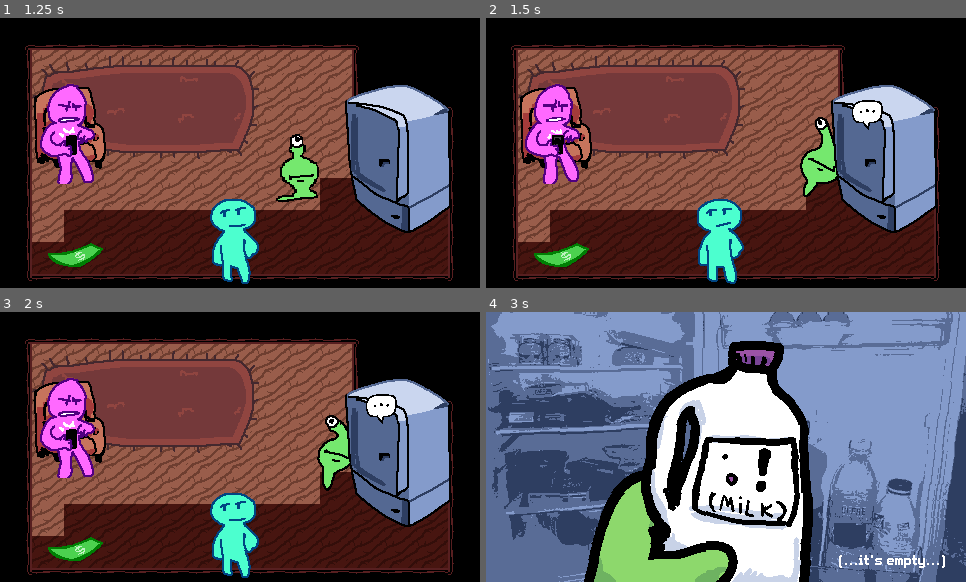
Above: before the commit, frames 1-4 (two rows, left to right).
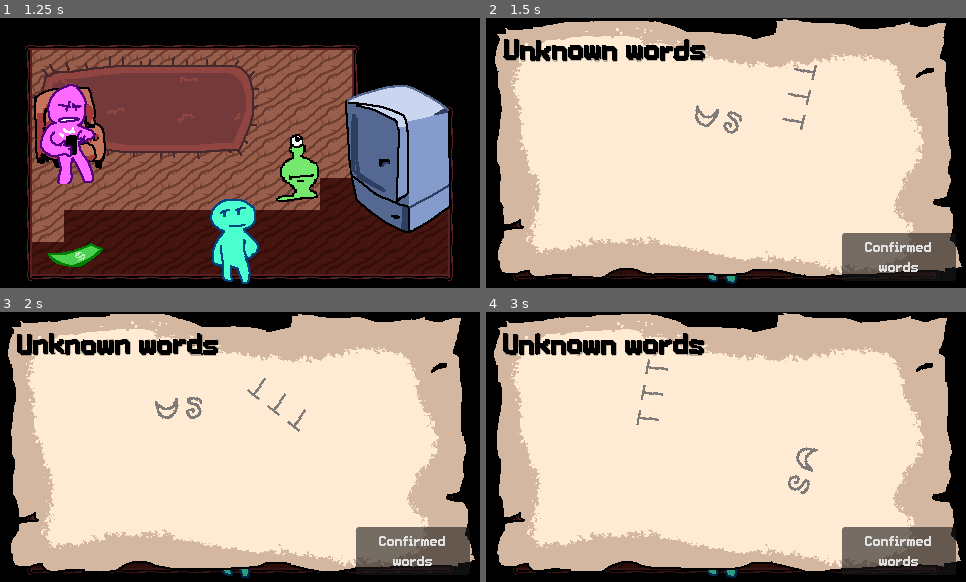
Above: after the commit, the same moments.

Repository: hryspider/GGJ-Committee-Team26
Game: Godot game, scene res://rooms/title_screen.tscn
Two runs of this game, one before a commit and one after it. Both use one fixed random seed, a clock stepped at 60 frames per second and the inputs below.
Inputs (mouse positions are in pixels of both pictures, inside the frame that each line leads up to):
- Up to frame 1 (1.25 s): click "Proceed" at 0.5 s
- Up to frame 2 (1.5 s): tap Enter at 1.25 s; move the mouse to (831, 139) at 1.27 s; hold D (right) from 1.28 s (still down); tap Q (dictionary) at 1.35 s
- Up to frame 3 (2 s): keep holding D (right)
- Up to frame 4 (3 s): move the mouse to (630, 460) at 2.02 s; release D (right) at 2.03 s; hold S (down) 2.03-2.78 s; click (630, 460) at 2.1 s; tap Q (dictionary) at 2.3, 2.85 s; move the mouse to (774, 387) at 2.77 s; hold D (right) from 2.78 s (still down)

Frame 1 is identical in both runs. In frame 2, 86% of the frame differs, in the area x 1-100%, y 0-99%; in frame 3, 86%; in frame 4, 100%, in the area x 0-100%, y 0-100%.

Commit message:
oh boy dictionary dont work

Diff:
--- a/rooms/office_entrance.tscn
+++ b/rooms/office_entrance.tscn
@@ -74,7 +74,7 @@
 }],
 "loop": true,
 "name": &"lookuptalk",
-"speed": 5.0
+"speed": 10.0
 }, {
 "frames": [{
 "duration": 1.0,
@@ -88,7 +88,7 @@
 }],
 "loop": true,
 "name": &"talk",
-"speed": 5.0
+"speed": 3.0
 }, {
 "frames": [{
 "duration": 1.0,
--- a/rooms/roomate_house.tscn
+++ b/rooms/roomate_house.tscn
@@ -13,9 +13,10 @@
 [ext_resource type="PackedScene" uid="uid://cxi1s7yovutcc" path="res://ui/milk_overlay.tscn" id="10_vlxrc"]
 [ext_resource type="PackedScene" uid="uid://btm8jiydeyk7u" path="res://ui/money_overlay.tscn" id="12_asref"]
 [ext_resource type="Material" uid="uid://mnx2ug0qmck6" path="res://shaders/background_material.tres" id="12_u4kp1"]
-[ext_resource type="PackedScene" uid="uid://cncvbpf3x740i" path="res://ui/dialogmanager.tscn" id="13_aesho"]
+[ext_resource type="PackedScene" uid="uid://xkq5i27mugvc" path="res://ui/dialogmanager.tscn" id="13_aesho"]
 [ext_resource type="Texture2D" uid="uid://bd5fywco1xi42" path="res://images/ui/white_background.png" id="13_cf0wr"]
 [ext_resource type="Texture2D" uid="uid://cjbe6p8x0ecch" path="res://images/dolar.png" id="16_rxgj1"]
+[ext_resource type="PackedScene" uid="uid://b52srq1yj0mr5" path="res://ui/dictionary_manager.tscn" id="17_aesho"]
 
 [sub_resource type="TileSetAtlasSource" id="TileSetAtlasSource_kiath"]
 texture = ExtResource("1_ovko6")
@@ -348,6 +349,8 @@
 position = Vector2(75, 234)
 texture = ExtResource("16_rxgj1")
 
+[node name="DictionaryManager" parent="." unique_id=925600434 instance=ExtResource("17_aesho")]
+
 [connection signal="talk" from="NPC2" to="Milk Overlay" method="appear"]
 [connection signal="talk" from="NPC4" to="Money Overlay" method="appear"]
 [connection signal="finished" from="Milk Overlay" to="NPC2" method="finished_dialog"]
--- a/ui/dictionary.gd
+++ b/ui/dictionary.gd
@@ -37,7 +37,7 @@
 	for r in rune_children:
 		r.unhoverable = false
 		r.apply_central_force(Vector2(randf(), randf())*10000)
-		LangaugeGlobals.player_dictionary[r.get_rune_text()] = r.get_text_overlay()
+		LangaugeGlobals.player_dictionary[r.rune.get_rune_text()] = r.rune.get_text_overlay()
 
 
 func _on_button_pressed():
Not shown: 1 places in rooms/roomate_house.tscn that only renumber resources
